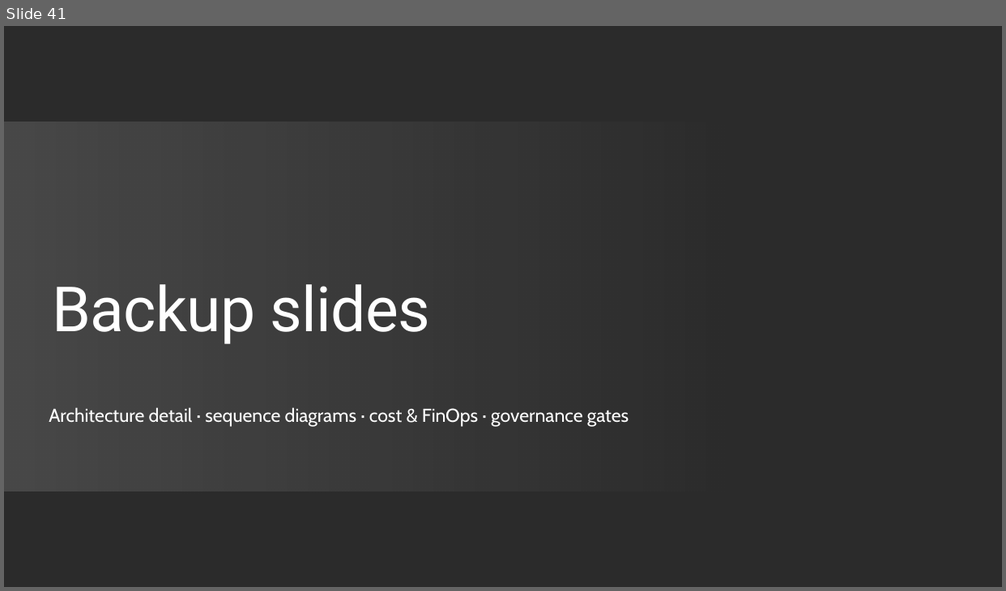
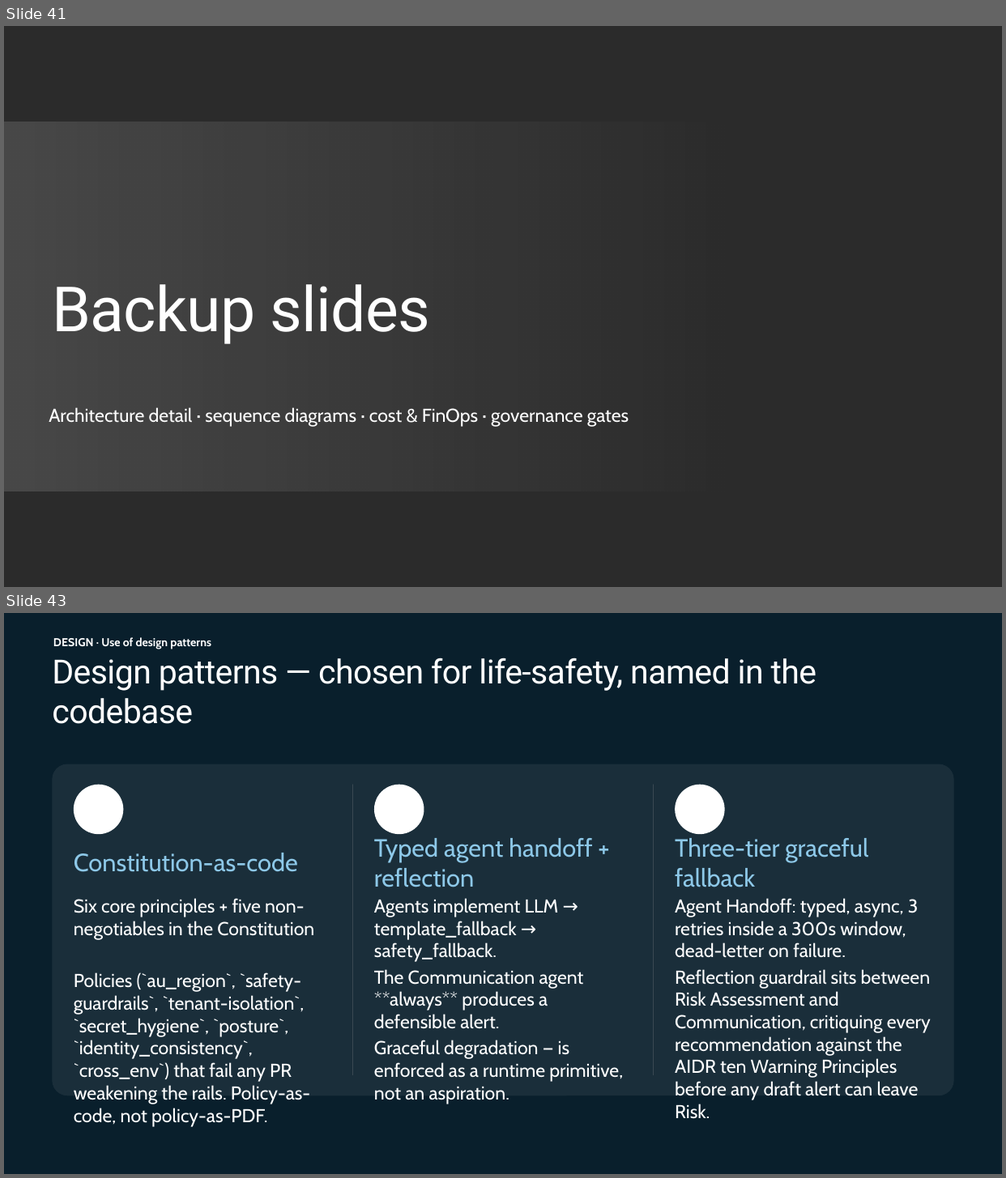
Before and after one commit to johnbilliris/ama, a slide deck: docs/ama-presentation/AMA_Capstone_Disaster_Response_Hub.pptx. Shown one above the other, each under a label of ours: slide 41 before the commit, slides 41 and 43 after it; the slides between them are not shown. The pictures are 1006x591 and 1006x1178 pixels, drawn with LibreOffice and Linux fonts; fonts in the diff are those of the drawing; background and template pictures are left out; a plain dark background stands for a picture behind light text. Boxes give left, top, right and bottom in pixels: in the first picture for what was removed or moved away, otherwise in the second. Text is boxed around its words. In the diff, an @@ line names an element or a change of style, - is before the commit and + after.

```diff
--- a/docs/ama-presentation/AMA_Capstone_Disaster_Response_Hub.pptx
+++ b/docs/ama-presentation/AMA_Capstone_Disaster_Response_Hub.pptx
@@ slide 43 added at [4, 613, 1002, 1174], background #091F2C @@
@@ title added at [52, 658, 817, 691], 32 pt, text #FFFFFF @@
+Design patterns — chosen for life-safety, named in the codebase
@@ text added at [53, 637, 211, 649], 11 pt, text #FFFFFF, bold @@
+DESIGN · Use of design patterns
@@ rounded rectangle added at [52, 764, 954, 1096], fill #FFFFFF at 7% opacity @@
@@ ellipse added at [74, 785, 124, 835], fill #FFFFFF @@
@@ line added from (353, 785) to (353, 1076), #3A4953 0.5 pt @@
@@ ellipse added at [374, 785, 424, 835], fill #FFFFFF @@
@@ line added from (654, 785) to (654, 1076), #3A4953 0.5 pt @@
@@ ellipse added at [675, 785, 725, 835], fill #FFFFFF @@
@@ text added at [74, 853, 298, 872], 24 pt, text #8DC8E8 @@
+Constitution-as-code
@@ text added at [374, 838, 592, 888], 24 pt, text #8DC8E8 @@
+Typed agent handoff + reflection
@@ text added at [675, 838, 868, 888], 24 pt, text #8DC8E8 @@
+Three-tier graceful fallback
@@ text added at [74, 898, 314, 1127], 18 pt, text #FFFFFF @@
+Six core principles + five non-negotiables in the Constitution
+Policies (`au_region`, `safety-guardrails`, `tenant-isolation`, `secret_hygiene`, `posture`, `identity_consistency`, `cross_env`) that fail any PR weakening the rails. Policy-as-code, not policy-as-PDF.
@@ text added at [374, 898, 623, 1105], 18 pt, text #FFFFFF @@
+Agents implement LLM → template_fallback → safety_fallback.
+The Communication agent **always** produces a defensible alert.
+Graceful degradation — is enforced as a runtime primitive, not an aspiration.
@@ text added at [675, 898, 931, 1119], 18 pt, text #FFFFFF @@
+Agent Handoff: typed, async, 3 retries inside a 300s window, dead-letter on failure.
+Reflection guardrail sits between Risk Assessment and Communication, critiquing every recommendation against the AIDR ten Warning Principles before any draft alert can leave Risk.
```
Also in this commit, not shown: 13 other slides added, 6 other files.
